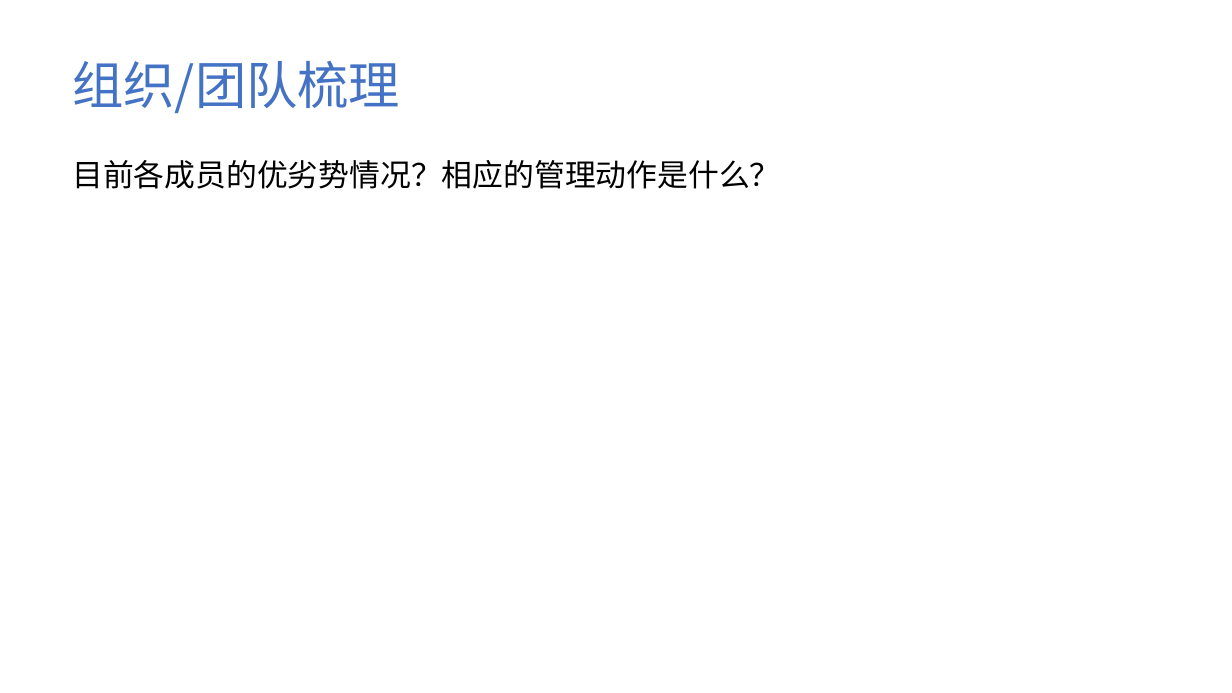
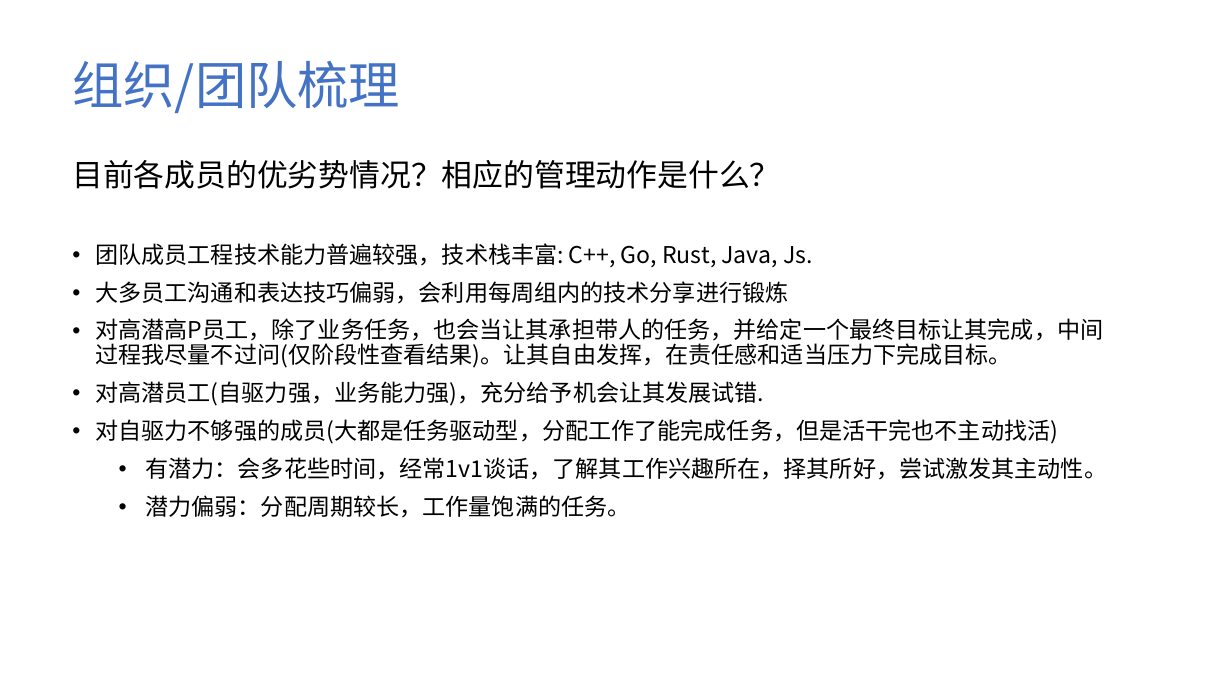
Before and after one commit to cmdpos/gaia, a slide deck: slide 5 of ppt/关于团队建设 - 公链组汇报.pptx. Drawn at 1232x693 pixels with LibreOffice and Linux fonts; fonts in the diff are those of the drawing; background and template pictures are left out. Boxes give left, top, right and bottom in pixels: in the first picture for what was removed or moved away, otherwise in the second. Text is boxed around its words. In the diff, an @@ line names an element or a change of style, - is before the commit and + after.

```diff
--- a/ppt/关于团队建设 - 公链组汇报.pptx
+++ b/ppt/关于团队建设 - 公链组汇报.pptx
@@ text at [95, 243, 1107, 518]: paragraphs added @@
+• 团队成员工程技术能力普遍较强，技术栈丰富: C++, Go, Rust, Java, Js.
+• 大多员工沟通和表达技巧偏弱，会利用每周组内的技术分享进行锻炼
+• 对高潜高P员工，除了业务任务，也会当让其承担带人的任务，并给定一个最终目标让其完成，中间过程我尽量不过问(仅阶段性查看结果)。让其自由发挥，在责任感和适当压力下完成目标。
+• 对高潜员工(自驱力强，业务能力强)，充分给予机会让其发展试错.
+• 对自驱力不够强的成员(大都是任务驱动型，分配工作了能完成任务，但是活干完也不主动找活)
+  • 有潜力：会多花些时间，经常1v1谈话，了解其工作兴趣所在，择其所好，尝试激发其主动性。
+  • 潜力偏弱：分配周期较长，工作量饱满的任务。
```
Also in this commit, not shown: 6 other slides changed, 1 slide added, 1 slide removed.
